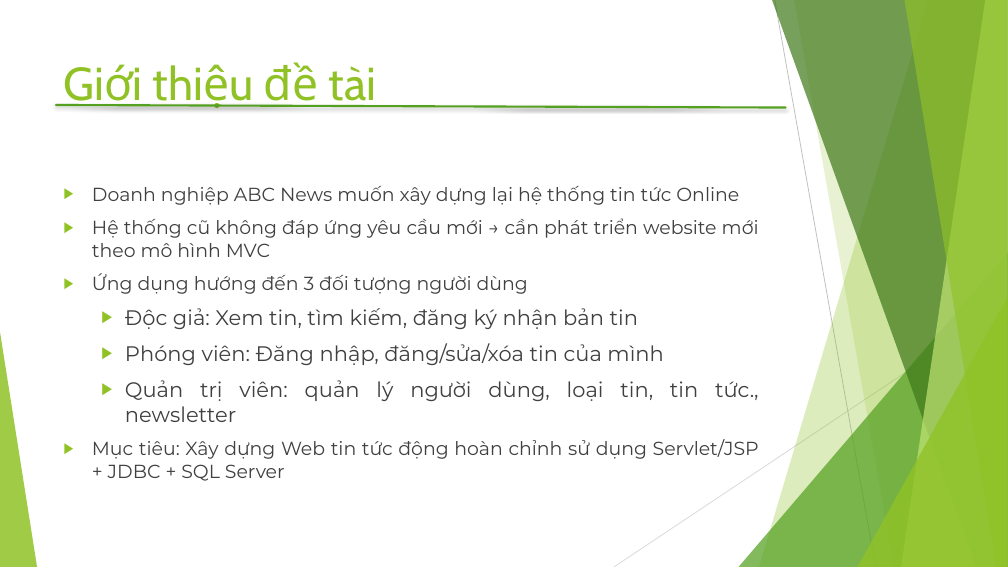
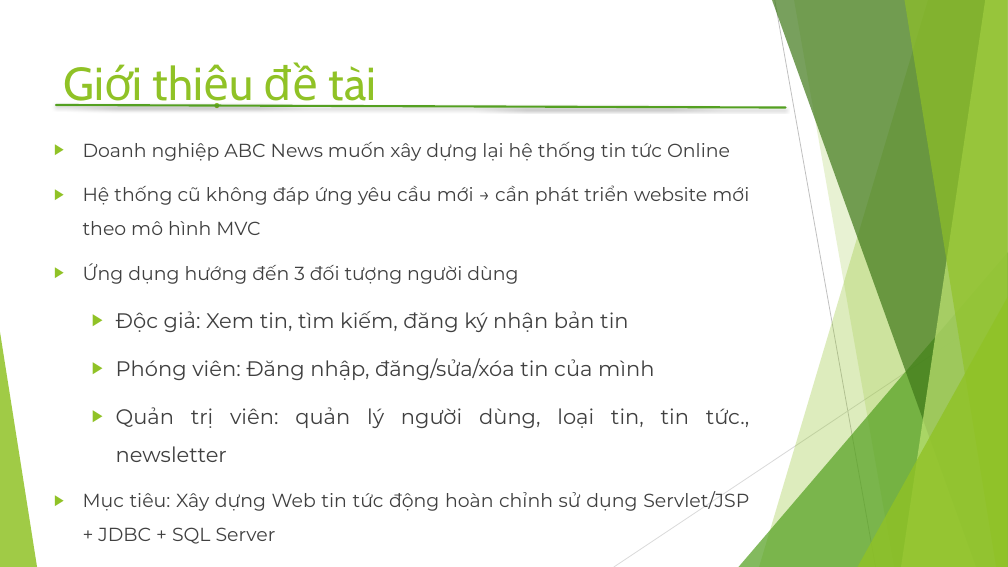
Before and after one commit to minhtvpy00202-git/Assignment_PY00202_MinhTV, a slide deck: slide 3 of Slide_ASM_PY00202_MinhTV.pptx. Drawn at 1008x567 pixels with LibreOffice and Linux fonts; fonts in the diff are those of the drawing. Boxes give left, top, right and bottom in pixels: in the first picture for what was removed or moved away, otherwise in the second. Text is boxed around its words. In the diff, an @@ line names an element or a change of style, - is before the commit and + after.

```diff
--- a/Slide_ASM_PY00202_MinhTV.pptx
+++ b/Slide_ASM_PY00202_MinhTV.pptx
@@ text "Doanh nghiệp ABC News muốn ...": place and size @@
-text "Doanh nghiệp ABC News muốn ..." at [92,186,759,481]
+text "Doanh nghiệp ABC News muốn ..." at [83,142,750,544]
@@ text "Doanh nghiệp ABC News muốn ..." at [83,142,750,544]: line spacing 1 to 1.5 @@
```
Also in this commit, not shown: 8 other slides changed, 30 other files.
